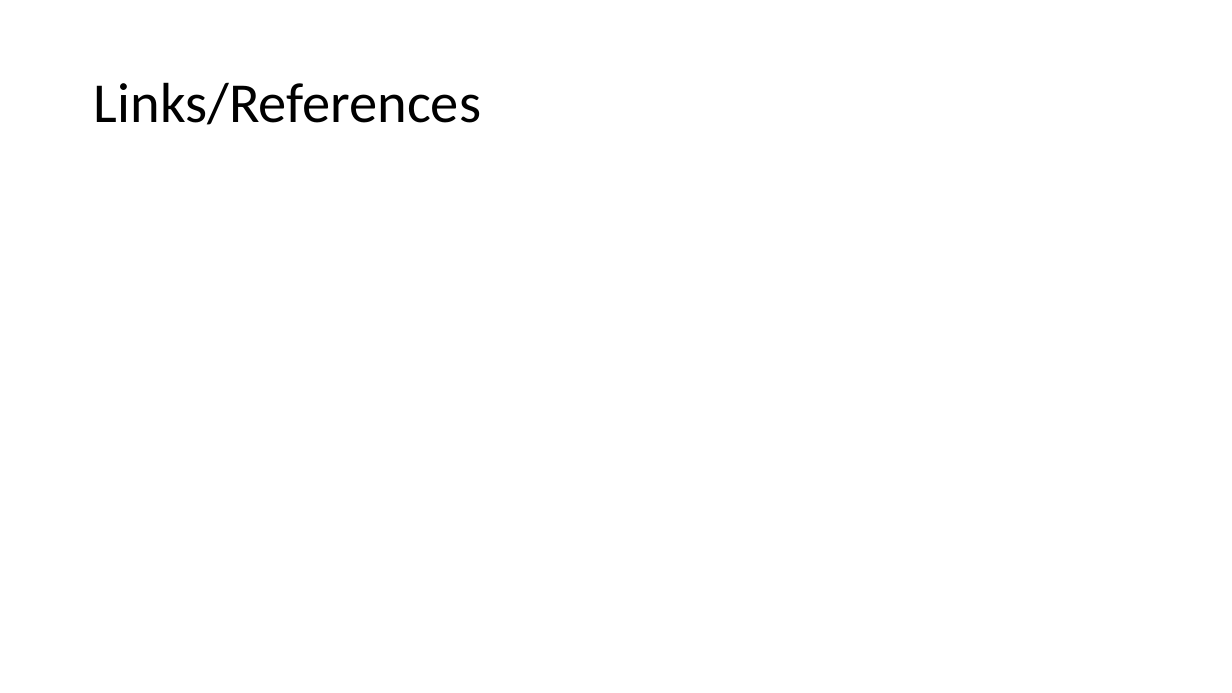
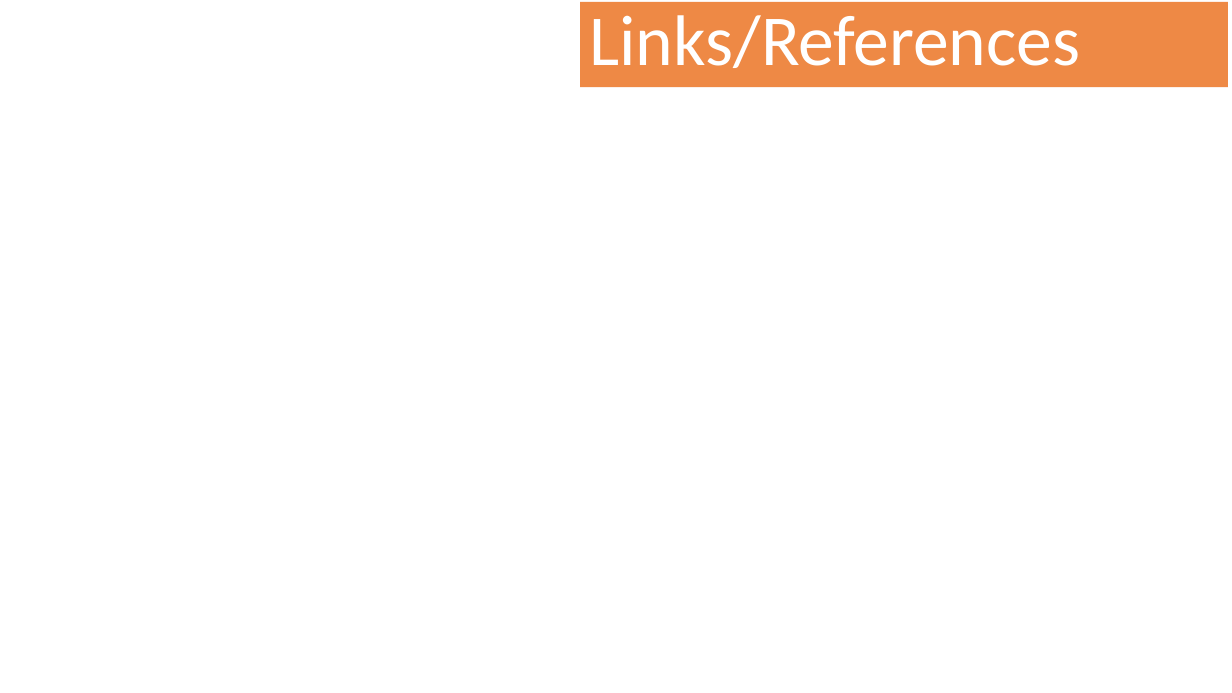
Before and after one commit to Blocks365/blockchain-vacation, a slide deck: slide 33 of ethereum/media/March 2020 presentation.pptx (slide 26 before the commit). Drawn at 1232x693 pixels with LibreOffice and Linux fonts; fonts in the diff are those of the drawing; background and template pictures are left out. Boxes give left, top, right and bottom in pixels: in the first picture for what was removed or moved away, otherwise in the second. Text is boxed around its words. In the diff, an @@ line names an element or a change of style, - is before the commit and + after.

```diff
--- a/ethereum/media/March 2020 presentation.pptx
+++ b/ethereum/media/March 2020 presentation.pptx
@@ rectangle "Links/References" resized from (x1=94, y1=82, x2=481, y2=125) to (x1=580, y1=2, x2=1228, y2=87) @@
@@ rectangle "Links/References" at (x1=580, y1=2, x2=1228, y2=87): size 44 to 55.8 pt, text colour #000000 to #FFFFFF; line spacing 0.9 to 0.8; fill none to #ED7D31 at 90% opacity @@
@@ rectangle added at (x1=121, y1=90, x2=1232, y2=603), fill #FFFFFF at 90% opacity @@
```
Also in this commit, not shown: 21 other slides changed, 9 slides added, 2 slides removed, 1 other file.
